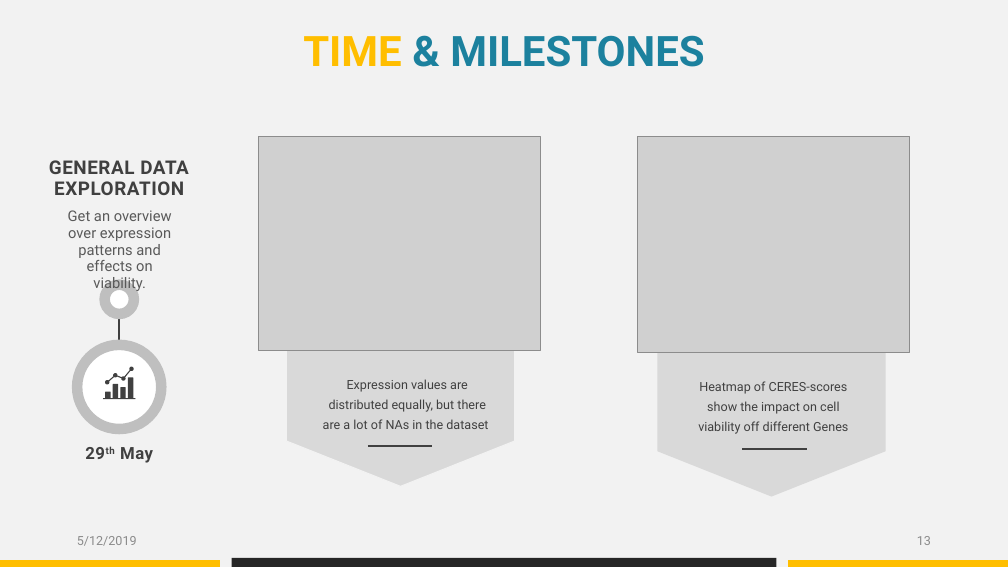
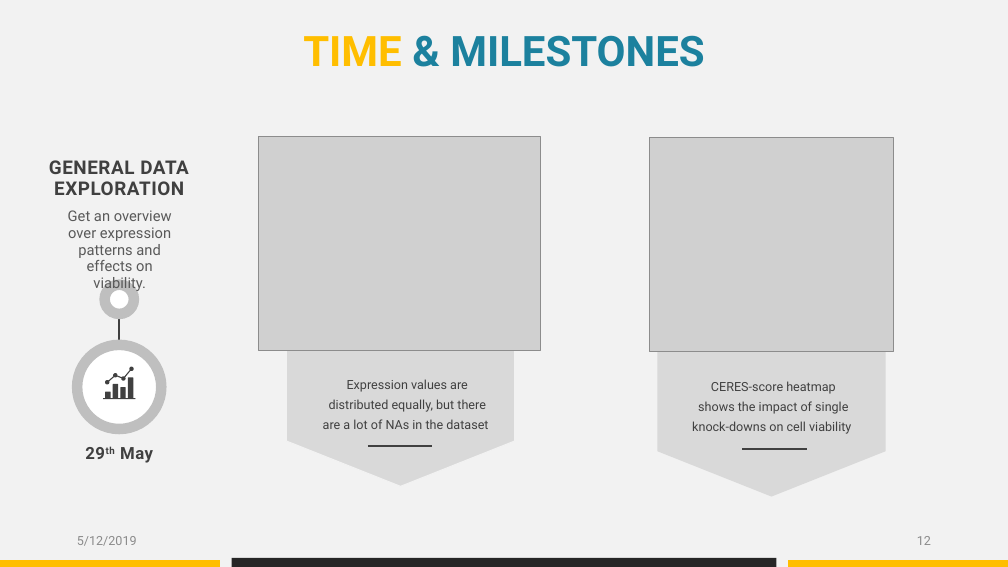
Before and after one commit to datascience-mobi/group-04-project-1-4, a slide deck: slide 12 of Project proposal_presentation_V1.pptx (slide 13 before the commit). Drawn at 1008x567 pixels with LibreOffice and Linux fonts; fonts in the diff are those of the drawing; grey boxes stand for pictures. Boxes give left, top, right and bottom in pixels: in the first picture for what was removed or moved away, otherwise in the second. Text is boxed around its words. In the diff, an @@ line names an element or a change of style, - is before the commit and + after.

```diff
--- a/Project proposal_presentation_V1.pptx
+++ b/Project proposal_presentation_V1.pptx
@@ picture: place and size @@
-picture at [637, 136, 910, 352]
+picture at [650, 138, 894, 352]
@@ text at [692, 381, 851, 434]: text changed @@
-Heatmap of CERES-scores show the impact on cell viability off different Genes
+CERES-score heatmap shows the impact of single knock-downs on cell viability
```
Also in this commit, not shown: 9 other slides changed, 1 slide removed.
